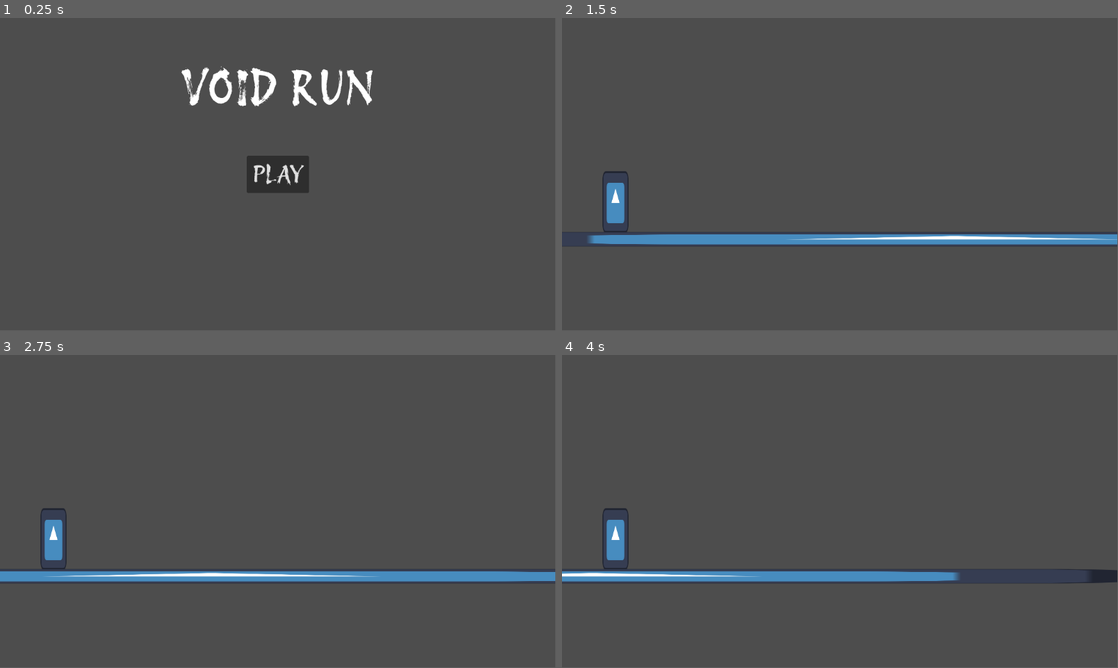
Above: before the commit, frames 1-4 (two rows, left to right).
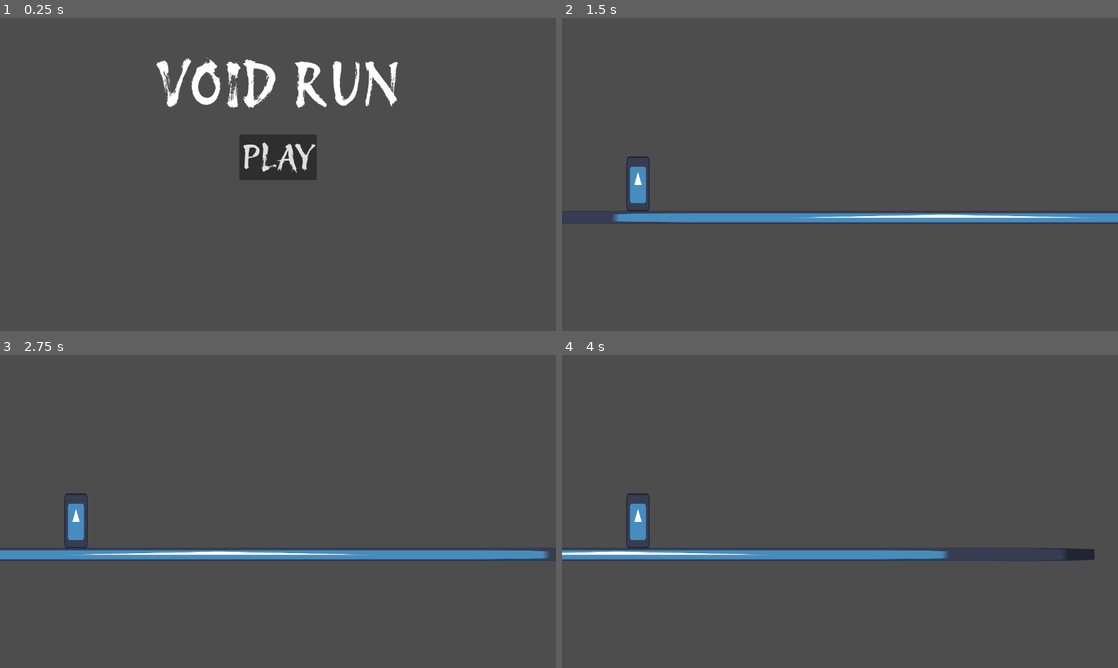
Above: after the commit, the same moments.

Repository: KeyraWebb/mobile-game-small-2025
Game: Godot game, scene res://Scenes/main_menu.tscn
The game is run twice, just before and just after one commit, with the same random seed, the same clock (stepped at 60 frames per second) and the same inputs. The engine's default icon, where the game draws it, is replaced by a stand-in: a white triangle on a blue panel in a dark square.
Inputs (mouse positions are in pixels of both pictures, inside the frame that each line leads up to):
- Up to frame 1 (0.25 s): no input
- Up to frame 2 (1.5 s): click "PLAY" at 0.5 s; move the mouse to (962, 158) at 1.27 s; press the mouse at (962, 158) at 1.28 s
- Up to frame 3 (2.75 s): move the mouse to (166, 527) at 2.02 s; release the mouse at (166, 527) at 2.03 s; click (166, 527) at 2.1 s
- Up to frame 4 (4 s): move the mouse to (895, 442) at 2.77 s; press the mouse at (895, 442) at 2.78 s; move the mouse to (812, 574) at 3.52 s; release the mouse at (812, 574) at 3.53 s; click (812, 574) at 3.6 s
The window is 799x449 before the commit and 800x450 after it. Grey fills any space a smaller window leaves; there, only what the larger window draws over its background counts as a difference.

The runs differ from the first frame. In frame 1, 5.0% of the frame differs, in the area x 28-72%, y 12-56%; in frame 2, 7.4%; in frame 3, 7.7%, in the area x 0-100%, y 44-73%; in frame 4, 6.3%.

Commit message:
feat(project): changed size of window

Diff:
--- a/infinite-runner/Scenes/main_menu.tscn
+++ b/infinite-runner/Scenes/main_menu.tscn
@@ -6,11 +6,9 @@
 
 [node name="Main Menu" type="Control"]
 layout_mode = 3
-anchors_preset = 15
-anchor_right = 1.0
-anchor_bottom = 1.0
-grow_horizontal = 2
-grow_vertical = 2
+anchors_preset = 0
+offset_right = 1280.0
+offset_bottom = 720.0
 theme = ExtResource("1_biw8p")
 script = ExtResource("2_bwvpm")
 playscene = ExtResource("3_yp3jb")
@@ -20,13 +18,13 @@
 anchors_preset = 5
 anchor_left = 0.5
 anchor_right = 0.5
-offset_left = -243.0
-offset_top = 83.0
-offset_right = 244.0
-offset_bottom = 220.0
+offset_left = -463.0
+offset_top = 66.0
+offset_right = 464.0
+offset_bottom = 343.0
 grow_horizontal = 2
 theme = ExtResource("1_biw8p")
-theme_override_font_sizes/font_size = 100
+theme_override_font_sizes/font_size = 140
 text = "VOID RUN"
 horizontal_alignment = 1
 
@@ -37,14 +35,14 @@
 anchor_top = 0.5
 anchor_right = 0.5
 anchor_bottom = 0.5
-offset_left = -64.5
-offset_top = -38.5
-offset_right = 64.5
-offset_bottom = 38.5
+offset_left = -89.0
+offset_top = -92.0
+offset_right = 89.0
+offset_bottom = 13.0
 grow_horizontal = 2
 grow_vertical = 2
 theme = ExtResource("1_biw8p")
-theme_override_font_sizes/font_size = 50
+theme_override_font_sizes/font_size = 80
 text = "PLAY"
 
 [connection signal="pressed" from="Button" to="." method="_on_button_pressed"]
--- a/infinite-runner/project.godot
+++ b/infinite-runner/project.godot
@@ -15,6 +15,12 @@
 config/features=PackedStringArray("4.3", "Mobile")
 config/icon="res://icon.svg"
 
+[display]
+
+window/size/viewport_width=1280
+window/size/viewport_height=720
+window/stretch/mode="viewport"
+
 [dotnet]
 
 project/assembly_name="Infinite Runner"
